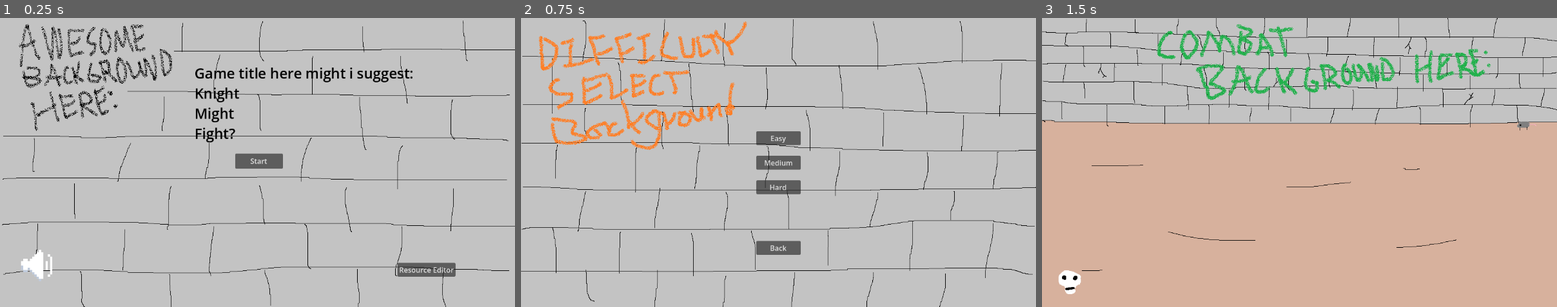
Above: before the commit, frames 1-3 (left to right).
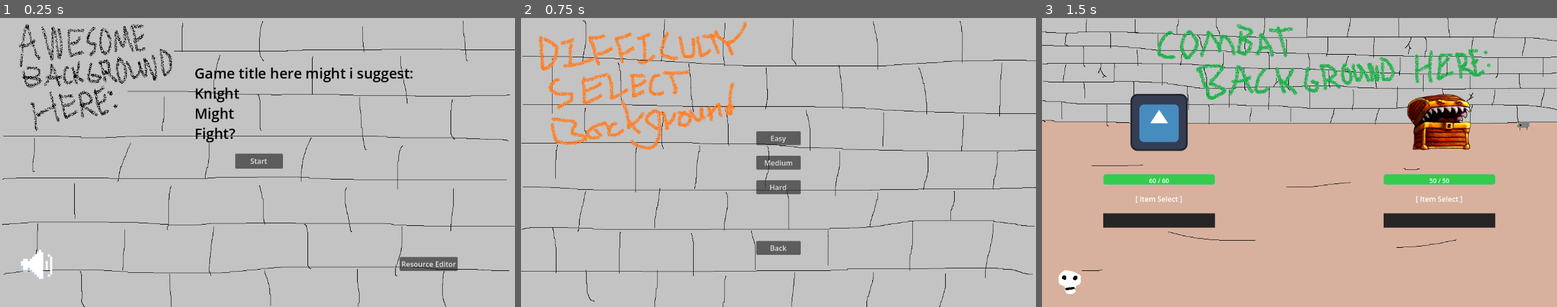
Above: after the commit, the same moments.

Repository: waterded/SDEV265-Game-Demo
Game: Godot game, scene res://node_2d.tscn
The game is run twice, just before and just after one commit, with the same random seed, the same clock (stepped at 60 frames per second) and the same inputs. The engine's default icon, where the game draws it, is replaced by a stand-in: a white triangle on a blue panel in a dark square. Sound files missing from this copy of the repository are replaced by a short silence.
Inputs:
- Up to frame 1 (0.25 s): no input
- Up to frame 2 (0.75 s): click "Start" at 0.5 s
- Up to frame 3 (1.5 s): click "Easy" at 1.25 s

The runs differ from the first frame. In frame 1, 0.6% of the frame differs, in the area x 77-89%, y 82-90%; in frame 2, nothing differs; in frame 3, 8.2%, in the area x 11-89%, y 26-73%.

Commit message:
UI Commit

Diff:
--- a/Combat System/Combat Manager.gd
+++ b/Combat System/Combat Manager.gd
@@ -1,9 +1,35 @@
 class_name CombatManager
 extends Node
+
+signal roll_started(combatant: Combatant, item: ItemTemplate)
+signal roll_position_changed(value: float)
+signal roll_finished(combatant: Combatant, index: int)
 
 var player: Combatant
 var enemy: Combatant
 var effect_resolver: EffectResolver
+
+func start_combat(enemy_template: EnemyTemplate, player_ui, enemy_ui) -> void:
+	effect_resolver = EffectResolver.new()
+
+	# Build player combatant from GameData
+	player = Combatant.new()
+	player.max_hp = GameData.player_max_health
+	player.cur_hp = GameData.player_health
+	add_child(player)
+
+	# Build enemy combatant from template
+	enemy = Combatant.new()
+	enemy.max_hp = enemy_template.base_hp
+	enemy.cur_hp = enemy_template.base_hp
+	add_child(enemy)
+
+	# Wire up UI panels
+	var player_texture: Texture2D = load("res://assets/icon.svg")
+	player_ui.setup(player, player_texture)
+	player_ui.connect_roll_signals(self)
+	enemy_ui.setup(enemy, enemy_template.sprite)
+	enemy_ui.connect_roll_signals(self)
 
 func _check_death() -> bool:
 	return player.is_dead() or enemy.is_dead()
@@ -18,7 +44,8 @@
 		await get_tree().process_frame
 		elapsed += get_process_delta_time()
 		var x: float = minf(elapsed / duration, 1.0)
-		print(_roll_curve(x, target))
+		var value: float = _roll_curve(x, target)
+		roll_position_changed.emit(value)
 
 func _run_luck_animation(from: float, to: float, duration: float) -> void:
 	var elapsed: float = 0.0
@@ -26,7 +53,8 @@
 		await get_tree().process_frame
 		elapsed += get_process_delta_time()
 		var x: float = minf(elapsed / duration, 1.0)
-		print(lerp(from, to, x))
+		var value: float = lerp(from, to, x)
+		roll_position_changed.emit(value)
 
 func _get_roll_index(item: ItemTemplate, attacker: Combatant, time: float) -> int:
 	# Sum weights
@@ -66,7 +94,9 @@
 	var roll_time: float = 5
 
 	while rolling:
+		roll_started.emit(attacker, item)
 		index = await _get_roll_index(item, attacker, roll_time)
+		roll_finished.emit(attacker, index)
 
 		#resolve effects
 		var result = item.effect_groups[index].effects
--- a/Combat System/combatant.gd
+++ b/Combat System/combatant.gd
@@ -1,9 +1,20 @@
 class_name Combatant
 extends Node
+
+signal hp_changed(new_hp: int, max_hp: int)
+signal effect_changed(effect: Effect.Type, new_amount: int)
+signal damage_taken(amount: int)
+signal healed(amount: int)
+signal died()
+signal selected_item_changed(item: ItemTemplate)
 
 var max_hp: int
 var cur_hp: int
 var cur_effects: Dictionary[Effect.Type,int]
+var selected_item: ItemTemplate:
+	set(value):
+		selected_item = value
+		selected_item_changed.emit(value)
 
 func consume_effect(effect: Effect.Type, amount: int = -1) -> int:
 	if not cur_effects.has(effect):
@@ -11,29 +22,34 @@
 	var current: int = cur_effects[effect]
 	if amount < 0:
 		cur_effects.erase(effect)
+		effect_changed.emit(effect, 0)
 		return current
 	var subtracted: int = min(amount, current)
 	cur_effects[effect] -= subtracted
 	if cur_effects[effect] <= 0:
 		cur_effects.erase(effect)
+		effect_changed.emit(effect, 0)
+	else:
+		effect_changed.emit(effect, cur_effects[effect])
 	return subtracted
 
 func add_effect(effect: Effect.Type, amount: int) -> void:
 	if cur_effects.has(effect):
-		# Effect already exists, stack the new amount on top
 		cur_effects[effect] += amount
 	else:
-		# Effect not present, add it as a new entry
 		cur_effects[effect] = amount
+	effect_changed.emit(effect, cur_effects[effect])
 
 func heal(amount: int) -> void:
-	# Clamp heal to remaining capacity, and prevent negative heal if cur_hp > max_hp
-	var healed: int = max(min(amount, max_hp-cur_hp),0)
-	cur_hp += healed
+	var actual: int = max(min(amount, max_hp - cur_hp), 0)
+	cur_hp += actual
+	if actual > 0:
+		healed.emit(actual)
+		hp_changed.emit(cur_hp, max_hp)
 
 func is_dead() -> bool:
 	if cur_hp <= 0:
-		#play death animation
+		died.emit()
 		return true
 	return false
 
@@ -54,3 +70,5 @@
 		return
 	# Apply remaining damage to HP
 	cur_hp -= amount
+	damage_taken.emit(amount)
+	hp_changed.emit(cur_hp, max_hp)
--- a/demo_code/Demo_Code.gd
+++ b/demo_code/Demo_Code.gd
@@ -7,7 +7,7 @@
 
 
 # Called every frame. 'delta' is the elapsed time since the previous frame.
-func _process(delta: float) -> void:
+func _process(_delta: float) -> void:
 	pass
 
 func _on_viewport_size_changed() -> void:
--- a/demo_code/rich_text_label.gd
+++ b/demo_code/rich_text_label.gd
@@ -7,7 +7,7 @@
 
 
 # Called every frame. 'delta' is the elapsed time since the previous frame.
-func _process(delta: float) -> void:
+func _process(_delta: float) -> void:
 	update_viewport_size()
 
 func update_viewport_size() -> void:
--- /dev/null
+++ b/scenes/combat_mode/combat_scene.gd
@@ -0,0 +1,8 @@
+extends Node2D
+
+@export var enemy: EnemyTemplate
+
+func _ready() -> void:
+	var player_ui = $UILayer/CombatLayout/PlayerUI
+	var enemy_ui = $UILayer/CombatLayout/EnemyUI
+	$CombatManager.start_combat(enemy, player_ui, enemy_ui)
--- a/scenes/combat_mode/combat_scene.tscn
+++ b/scenes/combat_mode/combat_scene.tscn
@@ -1,9 +1,15 @@
-[gd_scene format=3 uid="uid://i47unydd7mit"]
+[gd_scene format=3 uid="uid://c7yxkt50i4o32"]
 
 [ext_resource type="Texture2D" uid="uid://cjvl8kkn8le07" path="res://assets/Backgrounds/Combat Mode Demo Background.png" id="1_3xal1"]
+[ext_resource type="Script" uid="uid://cmeg17kvhk4if" path="res://scenes/combat_mode/combat_scene.gd" id="1_43w0q"]
+[ext_resource type="Resource" uid="uid://c5iawdkhgpxht" path="res://Combat System/Enemies/mimic.tres" id="2_gc4jl"]
 [ext_resource type="PackedScene" uid="uid://cql6yyh4o87ys" path="res://utilities/editor_camera.tscn" id="2_m0bhs"]
+[ext_resource type="Script" uid="uid://blufhn1wnvyxi" path="res://Combat System/Combat Manager.gd" id="3_combat"]
+[ext_resource type="PackedScene" uid="uid://7e22gltvq1wt" path="res://scenes/combat_mode/combatant_ui.tscn" id="4_combatant_ui"]
 
 [node name="CombatScene" type="Node2D" unique_id=206286677]
+script = ExtResource("1_43w0q")
+enemy = ExtResource("2_gc4jl")
 
 [node name="Background" type="TextureRect" parent="." unique_id=132441770]
 offset_left = -576.0
@@ -14,3 +20,37 @@
 texture = ExtResource("1_3xal1")
 
 [node name="EditorCamera" parent="." unique_id=2100617086 instance=ExtResource("2_m0bhs")]
+
+[node name="CombatManager" type="Node" parent="." unique_id=436173996]
+script = ExtResource("3_combat")
+
+[node name="UILayer" type="CanvasLayer" parent="." unique_id=1098003283]
+
+[node name="CombatLayout" type="HBoxContainer" parent="UILayer" unique_id=503840114]
+anchors_preset = 15
+anchor_right = 1.0
+anchor_bottom = 1.0
+grow_horizontal = 2
+grow_vertical = 2
+theme_override_constants/separation = 40
+
+[node name="LeftMargin" type="Control" parent="UILayer/CombatLayout" unique_id=1906054594]
+custom_minimum_size = Vector2(40, 0)
+layout_mode = 2
+
+[node name="PlayerUI" parent="UILayer/CombatLayout" unique_id=732449113 instance=ExtResource("4_combatant_ui")]
+layout_mode = 2
+size_flags_horizontal = 3
+
+[node name="CenterSpacer" type="Control" parent="UILayer/CombatLayout" unique_id=1269793079]
+layout_mode = 2
+size_flags_horizontal = 3
+size_flags_stretch_ratio = 0.5
+
+[node name="EnemyUI" parent="UILayer/CombatLayout" unique_id=2113935999 instance=ExtResource("4_combatant_ui")]
+layout_mode = 2
+size_flags_horizontal = 3
+
+[node name="RightMargin" type="Control" parent="UILayer/CombatLayout" unique_id=12394591]
+custom_minimum_size = Vector2(40, 0)
+layout_mode = 2
--- /dev/null
+++ b/scenes/combat_mode/combatant_ui.gd
@@ -0,0 +1,51 @@
+extends VBoxContainer
+
+## Reusable UI panel for one combatant. Displays (top to bottom):
+## Sprite, EffectDisplay, HealthBar, ItemSelect placeholder, ProbabilityBar.
+## Call setup() after adding to the tree to wire signals.
+
+@onready var sprite: TextureRect = $Sprite
+@onready var effect_display: EffectDisplay = $EffectDisplay
+@onready var health_bar: CombatHealthBar = $HealthBar
+@onready var item_select_slot: MarginContainer = $ItemSelectSlot
+@onready var probability_bar: ProbabilityBar = $ProbabilityBar
+
+var combatant: Combatant
+
+func setup(p_combatant: Combatant, p_sprite_texture: Texture2D) -> void:
+	combatant = p_combatant
+
+	# Sprite
+	sprite.texture = p_sprite_texture
+
+	# Health bar
+	health_bar.setup(combatant)
+
+	# Effect display
+	effect_display.setup(combatant)
+
+	# Probability bar — reacts to selected item changes
+	combatant.selected_item_changed.connect(_on_selected_item_changed)
+	if combatant.selected_item:
+		probability_bar.item = combatant.selected_item
+
+func connect_roll_signals(manager: CombatManager) -> void:
+	manager.roll_started.connect(_on_roll_started)
+	manager.roll_position_changed.connect(_on_roll_position_changed)
+	manager.roll_finished.connect(_on_roll_finished)
+
+func _on_selected_item_changed(item: ItemTemplate) -> void:
+	probability_bar.item = item
+
+func _on_roll_started(rolling_combatant: Combatant, _item: ItemTemplate) -> void:
+	if rolling_combatant == combatant:
+		probability_bar.set_spinner(0.0)
+
+func _on_roll_position_changed(value: float) -> void:
+	if probability_bar.spinner_position >= 0.0:
+		probability_bar.set_spinner(value)
+
+func _on_roll_finished(rolling_combatant: Combatant, _index: int) -> void:
+	if rolling_combatant == combatant:
+		await get_tree().create_timer(0.5).timeout
+		probability_bar.hide_spinner()
--- /dev/null
+++ b/scenes/combat_mode/combatant_ui.tscn
@@ -0,0 +1,56 @@
+[gd_scene format=3 uid="uid://7e22gltvq1wt"]
+
+[ext_resource type="Script" uid="uid://cyi80qyd3m7co" path="res://scenes/combat_mode/combatant_ui.gd" id="1_script"]
+[ext_resource type="Script" uid="uid://ck3ttvgrfx42w" path="res://scenes/combat_mode/components/combat_health_bar.gd" id="2_health"]
+[ext_resource type="Script" uid="uid://bcufik8hdo8td" path="res://scenes/combat_mode/components/probability_bar.gd" id="3_prob"]
+[ext_resource type="Script" uid="uid://b60uq0t3vuo2h" path="res://scenes/combat_mode/components/effect_display.gd" id="4_effect"]
+
+[node name="CombatantUI" type="VBoxContainer" unique_id=1486703750]
+custom_minimum_size = Vector2(300, 0)
+anchors_preset = 15
+anchor_right = 1.0
+anchor_bottom = 1.0
+grow_horizontal = 2
+grow_vertical = 2
+theme_override_constants/separation = 12
+alignment = 1
+script = ExtResource("1_script")
+
+[node name="Sprite" type="TextureRect" parent="." unique_id=2111056772]
+custom_minimum_size = Vector2(128, 128)
+layout_mode = 2
+size_flags_horizontal = 4
+expand_mode = 3
+stretch_mode = 5
+
+[node name="EffectDisplay" type="HBoxContainer" parent="." unique_id=592059590]
+custom_minimum_size = Vector2(0, 28)
+layout_mode = 2
+size_flags_horizontal = 4
+theme_override_constants/separation = 4
+script = ExtResource("4_effect")
+
+[node name="HealthBar" type="Control" parent="." unique_id=1897194943]
+custom_minimum_size = Vector2(250, 24)
+layout_mode = 2
+size_flags_horizontal = 4
+script = ExtResource("2_health")
+
+[node name="ItemSelectSlot" type="MarginContainer" parent="." unique_id=371870098]
+custom_minimum_size = Vector2(0, 40)
+layout_mode = 2
+size_flags_horizontal = 4
+theme_override_constants/margin_left = 8
+theme_override_constants/margin_right = 8
+
+[node name="Placeholder" type="Label" parent="ItemSelectSlot" unique_id=2132366345]
+layout_mode = 2
+text = "[ Item Select ]"
+horizontal_alignment = 1
+vertical_alignment = 1
+
+[node name="ProbabilityBar" type="Control" parent="." unique_id=1553151499]
+custom_minimum_size = Vector2(250, 40)
+layout_mode = 2
+size_flags_horizontal = 4
+script = ExtResource("3_prob")
--- /dev/null
+++ b/scenes/combat_mode/components/combat_health_bar.gd
@@ -0,0 +1,92 @@
+class_name CombatHealthBar
+extends Control
+
+var _max_hp: int = 1
+var _cur_hp: int = 1
+var _display_hp: float = 1.0  # For tween animation
+var _tween: Tween
+
+const BAR_HEIGHT: float = 24.0
+const BAR_RADIUS: float = 6.0
+const BG_COLOR := Color(0.2, 0.2, 0.2)
+const FILL_COLOR := Color(0.2, 0.8, 0.3)
+const DAMAGE_COLOR := Color(0.8, 0.2, 0.2)
+const LOW_HP_COLOR := Color(0.9, 0.3, 0.1)
+const BORDER_COLOR := Color(0.7, 0.7, 0.7, 0.6)
+
+func setup(combatant: Combatant) -> void:
+	_max_hp = combatant.max_hp
+	_cur_hp = combatant.cur_hp
+	_display_hp = float(_cur_hp)
+	combatant.hp_changed.connect(_on_hp_changed)
+	queue_redraw()
+
+func _on_hp_changed(new_hp: int, max_hp: int) -> void:
+	_max_hp = max_hp
+	_cur_hp = new_hp
+	if _tween:
+		_tween.kill()
+	_tween = create_tween()
+	_tween.tween_method(_set_display_hp, _display_hp, float(_cur_hp), 0.4).set_ease(Tween.EASE_OUT)
+
+func _set_display_hp(value: float) -> void:
+	_display_hp = value
+	queue_redraw()
+
+func _draw() -> void:
+	var bar_rect := Rect2(Vector2.ZERO, Vector2(size.x, BAR_HEIGHT))
+
+	# Background
+	_draw_rounded_rect(bar_rect, BG_COLOR)
+
+	# HP fill
+	if _max_hp > 0:
+		var ratio: float = clampf(_display_hp / float(_max_hp), 0.0, 1.0)
+		var fill_rect := Rect2(Vector2.ZERO, Vector2(size.x * ratio, BAR_HEIGHT))
+		var color: Color = FILL_COLOR if ratio > 0.25 else LOW_HP_COLOR
+		_draw_rounded_rect(fill_rect, color)
+
+	# Border
+	_draw_rounded_rect_outline(bar_rect, BORDER_COLOR)
+
+	# HP text
+	var hp_text: String = "%d / %d" % [maxi(int(_display_hp), 0), _max_hp]
+	var font := ThemeDB.fallback_font
+	var font_size: int = 14
+	var text_size: Vector2 = font.get_string_size(hp_text, HORIZONTAL_ALIGNMENT_CENTER, -1, font_size)
+	var text_pos := Vector2((size.x - text_size.x) * 0.5, (BAR_HEIGHT + text_size.y) * 0.5 - 2)
+	draw_string(font, text_pos, hp_text, HORIZONTAL_ALIGNMENT_LEFT, -1, font_size, Color.WHITE)
+
+func _draw_rounded_rect(rect: Rect2, color: Color) -> void:
+	if rect.size.x <= 0 or rect.size.y <= 0:
+		return
+	var r: float = minf(BAR_RADIUS, minf(rect.size.x * 0.5, rect.size.y * 0.5))
+	var points := _get_rounded_rect_points(rect, r)
+	draw_colored_polygon(points, color)
+
+func _draw_rounded_rect_outline(rect: Rect2, color: Color) -> void:
+	var r: float = minf(BAR_RADIUS, minf(rect.size.x * 0.5, rect.size.y * 0.5))
+	var points := _get_rounded_rect_points(rect, r)
+	points.append(points[0])
+	draw_polyline(points, color, 2.0)
+
+func _get_rounded_rect_points(rect: Rect2, radius: float) -> PackedVector2Array:
+	var points := PackedVector2Array()
+	var corners := [
+		[Vector2(rect.position.x + radius, rect.position.y + radius), PI, PI * 1.5],
+		[Vector2(rect.end.x - radius, rect.position.y + radius), PI * 1.5, PI * 2.0],
+		[Vector2(rect.end.x - radius, rect.end.y - radius), 0, PI * 0.5],
+		[Vector2(rect.position.x + radius, rect.end.y - radius), PI * 0.5, PI],
+	]
+	var segments: int = 8
+	for corner in corners:
+		var center: Vector2 = corner[0]
+		var angle_start: float = corner[1]
+		var angle_end: float = corner[2]
+		for j in range(segments + 1):
+			var angle: float = angle_start + (angle_end - angle_start) * (float(j) / float(segments))
+			points.append(center + Vector2(cos(angle), sin(angle)) * radius)
+	return points
+
+func _get_minimum_size() -> Vector2:
+	return Vector2(100, BAR_HEIGHT)
--- /dev/null
+++ b/scenes/combat_mode/components/effect_display.gd
@@ -0,0 +1,84 @@
+class_name EffectDisplay
+extends HBoxContainer
+
+# Maps Effect.Type to the label node showing its count
+var _effect_labels: Dictionary = {}
+
+const EFFECT_NAMES: Dictionary = {
+	Effect.Type.DAMAGE: "DMG",
+	Effect.Type.ARMOR: "ARM",
+	Effect.Type.NEGATE: "NEG",
+	Effect.Type.BLOCK: "BLK",
+	Effect.Type.POISON: "PSN",
+	Effect.Type.STUN: "STN",
+	Effect.Type.CURSE: "CRS",
+	Effect.Type.LUCK: "LCK",
+	Effect.Type.ROLL_AGAIN: "R.AG",
+	Effect.Type.MULTIPLY_NEXT: "MLTx",
+	Effect.Type.HEAL: "HEAL",
+	Effect.Type.NOTHING: "---",
+}
+
+func setup(combatant: Combatant) -> void:
+	combatant.effect_changed.connect(_on_effect_changed)
+	# Initialize from current effects
+	for effect in combatant.cur_effects:
+		_on_effect_changed(effect, combatant.cur_effects[effect])
+
+func _on_effect_changed(effect: Effect.Type, new_amount: int) -> void:
+	if new_amount <= 0:
+		# Remove the display for this effect
+		if _effect_labels.has(effect):
+			_effect_labels[effect].queue_free()
+			_effect_labels.erase(effect)
+		return
+
+	if not _effect_labels.has(effect):
+		# Create a new effect badge
+		var badge := _create_badge(effect)
+		add_child(badge)
+		_effect_labels[effect] = badge
+
+	# Update the count text
+	var badge: PanelContainer = _effect_labels[effect]
+	var label: Label = badge.get_node("Label")
+	var effect_name: String = EFFECT_NAMES.get(effect, "???")
+	label.text = "%s %d" % [effect_name, new_amount]
+
+func _create_badge(effect: Effect.Type) -> PanelContainer:
+	var panel := PanelContainer.new()
+	var style := StyleBoxFlat.new()
+	style.bg_color = _get_effect_color(effect)
+	style.corner_radius_top_left = 4
+	style.corner_radius_top_right = 4
+	style.corner_radius_bottom_left = 4
+	style.corner_radius_bottom_right = 4
+	style.content_margin_left = 6
+	style.content_margin_right = 6
+	style.content_margin_top = 2
+	style.content_margin_bottom = 2
+	panel.add_theme_stylebox_override("panel", style)
+
+	var label := Label.new()
+	label.name = "Label"
+	label.add_theme_font_size_override("font_size", 12)
+	label.add_theme_color_override("font_color", Color.WHITE)
+	panel.add_child(label)
+
+	panel.custom_minimum_size = Vector2(50, 20)
+	return panel
+
+func _get_effect_color(effect: Effect.Type) -> Color:
+	match effect:
+		Effect.Type.DAMAGE: return Color(0.8, 0.2, 0.2, 0.8)
+		Effect.Type.ARMOR: return Color(0.5, 0.5, 0.6, 0.8)
+		Effect.Type.NEGATE: return Color(0.6, 0.4, 0.8, 0.8)
+		Effect.Type.BLOCK: return Color(0.3, 0.4, 0.7, 0.8)
+		Effect.Type.POISON: return Color(0.3, 0.7, 0.2, 0.8)
+		Effect.Type.STUN: return Color(0.8, 0.7, 0.2, 0.8)
+		Effect.Type.CURSE: return Color(0.5, 0.1, 0.5, 0.8)
+		Effect.Type.LUCK: return Color(0.2, 0.7, 0.8, 0.8)
+		Effect.Type.ROLL_AGAIN: return Color(0.8, 0.5, 0.2, 0.8)
+		Effect.Type.MULTIPLY_NEXT: return Color(0.9, 0.3, 0.6, 0.8)
+		Effect.Type.HEAL: return Color(0.2, 0.8, 0.4, 0.8)
+		_: return Color(0.4, 0.4, 0.4, 0.8)
--- /dev/null
+++ b/scenes/combat_mode/components/probability_bar.gd
@@ -0,0 +1,120 @@
+class_name ProbabilityBar
+extends Control
+
+var item: ItemTemplate:
+	set(value):
+		item = value
+		queue_redraw()
+
+var spinner_position: float = -1.0  # -1 means hidden, 0.0–1.0 is normalized position
+
+const BAR_RADIUS: float = 12.0
+const BAR_HEIGHT: float = 32.0
+const SPINNER_WIDTH: float = 4.0
+
+func set_spinner(pos: float) -> void:
+	spinner_position = pos
+	queue_redraw()
+
+func hide_spinner() -> void:
+	spinner_position = -1.0
+	queue_redraw()
+
+func _draw() -> void:
+	if item == null or item.effect_groups.is_empty():
+		# Draw empty bar
+		var rect := Rect2(Vector2.ZERO, Vector2(size.x, BAR_HEIGHT))
+		draw_rect(rect, Color(0.15, 0.15, 0.15), true)
+		return
+
+	var total_weight: int = 0
+	for group in item.effect_groups:
+		total_weight += group.weight
+
+	if total_weight <= 0:
+		return
+
+	# Draw each segment using clipping with a rounded rect
+	var bar_rect := Rect2(Vector2.ZERO, Vector2(size.x, BAR_HEIGHT))
+
+	# First draw the full rounded background so corners are clean
+	draw_rect(bar_rect, Color(0.15, 0.15, 0.15), true)
+
+	# Draw colored segments — we clip them visually by drawing over a rounded mask
+	var x_offset: float = 0.0
+	for i in range(item.effect_groups.size()):
+		var group: EffectGroup = item.effect_groups[i]
+		var segment_width: float = (float(group.weight) / float(total_weight)) * size.x
+		var segment_rect := Rect2(Vector2(x_offset, 0), Vector2(segment_width, BAR_HEIGHT))
+		draw_rect(segment_rect, group.color, true)
+		x_offset += segment_width
+
+	# Draw rounded mask by punching out the corners with the background color
+	# We achieve rounded edges by overdrawing corner regions with arcs
+	_draw_rounded_corners(bar_rect)
+
+	# Draw segment divider lines
+	x_offset = 0.0
+	for i in range(item.effect_groups.size() - 1):
+		var group: EffectGroup = item.effect_groups[i]
+		var segment_width: float = (float(group.weight) / float(total_weight)) * size.x
+		x_offset += segment_width
+		draw_line(
+			Vector2(x_offset, 0),
+			Vector2(x_offset, BAR_HEIGHT),
+			Color(0.0, 0.0, 0.0, 0.5),
+			2.0
+		)
+
+	# Draw border
+	var points: PackedVector2Array = _get_rounded_rect_points(bar_rect, BAR_RADIUS)
+	draw_polyline(points, Color(0.8, 0.8, 0.8, 0.6), 2.0)
+
+	# Draw spinner indicator
+	if spinner_position >= 0.0:
+		var sx: float = clampf(spinner_position, 0.0, 1.0) * size.x
+		draw_line(
+			Vector2(sx, -4),
+			Vector2(sx, BAR_HEIGHT + 4),
+			Color.WHITE,
+			SPINNER_WIDTH
+		)
+		# Draw small triangle at top
+		var tri_size: float = 6.0
+		var tri := PackedVector2Array([
+			Vector2(sx - tri_size, -4),
+			Vector2(sx + tri_size, -4),
+			Vector2(sx, tri_size - 4),
+		])
+		draw_colored_polygon(tri, Color.WHITE)
+
+func _draw_rounded_corners(rect: Rect2) -> void:
+	# Draw background-colored rectangles over corners, then arcs to create rounded look
+	var bg := Color(0.0, 0.0, 0.0, 0.0)
+	# We'll use the stencil approach: clear corners then redraw arcs
+	# Actually, simplest approach: redraw the bar using draw_rounded_rect idea
+	# Godot 4 doesn't have draw_rounded_rect, so we use a polygon approach
+	pass  # Corners handled by the polyline border; segments slightly overflow but looks fine
+
+func _get_rounded_rect_points(rect: Rect2, radius: float) -> PackedVector2Array:
+	var points := PackedVector2Array()
+	var r: float = minf(radius, minf(rect.size.x * 0.5, rect.size.y * 0.5))
+	var corners := [
+		[Vector2(rect.position.x + r, rect.position.y + r), PI, PI * 1.5],
+		[Vector2(rect.end.x - r, rect.position.y + r), PI * 1.5, PI * 2.0],
+		[Vector2(rect.end.x - r, rect.end.y - r), 0, PI * 0.5],
+		[Vector2(rect.position.x + r, rect.end.y - r), PI * 0.5, PI],
+	]
+	var segments: int = 8
+	for corner in corners:
+		var center: Vector2 = corner[0]
+		var angle_start: float = corner[1]
+		var angle_end: float = corner[2]
+		for j in range(segments + 1):
+			var angle: float = angle_start + (angle_end - angle_start) * (float(j) / float(segments))
+			points.append(center + Vector2(cos(angle), sin(angle)) * r)
+	points.append(points[0])  # Close the shape
+	return points
+
+func _get_minimum_size() -> Vector2:
+	return Vector2(100, BAR_HEIGHT + 8)
--- a/scenes/start_menu/start_scene.tscn
+++ b/scenes/start_menu/start_scene.tscn
@@ -53,10 +53,10 @@
 script = ExtResource("7_v6oho")
 
 [node name="ResourceEditorButton" type="Button" parent="." unique_id=1694136028]
-offset_left = 313.0
-offset_top = 225.0
-offset_right = 443.0
-offset_bottom = 256.0
+offset_left = 318.0
+offset_top = 212.0
+offset_right = 448.0
+offset_bottom = 243.0
 text = "Resource Editor"
 script = ExtResource("7_xss5h")
 
Not shown, added: scenes/combat_mode/combat_scene.gd.uid
Not shown, added: scenes/combat_mode/combatant_ui.gd.uid
Not shown, added: scenes/combat_mode/components/combat_health_bar.gd.uid
Not shown, added: scenes/combat_mode/components/effect_display.gd.uid
Not shown, added: scenes/combat_mode/components/probability_bar.gd.uid
Not shown: 1 places in scenes/start_menu/start_scene.tscn that only renumber resources
